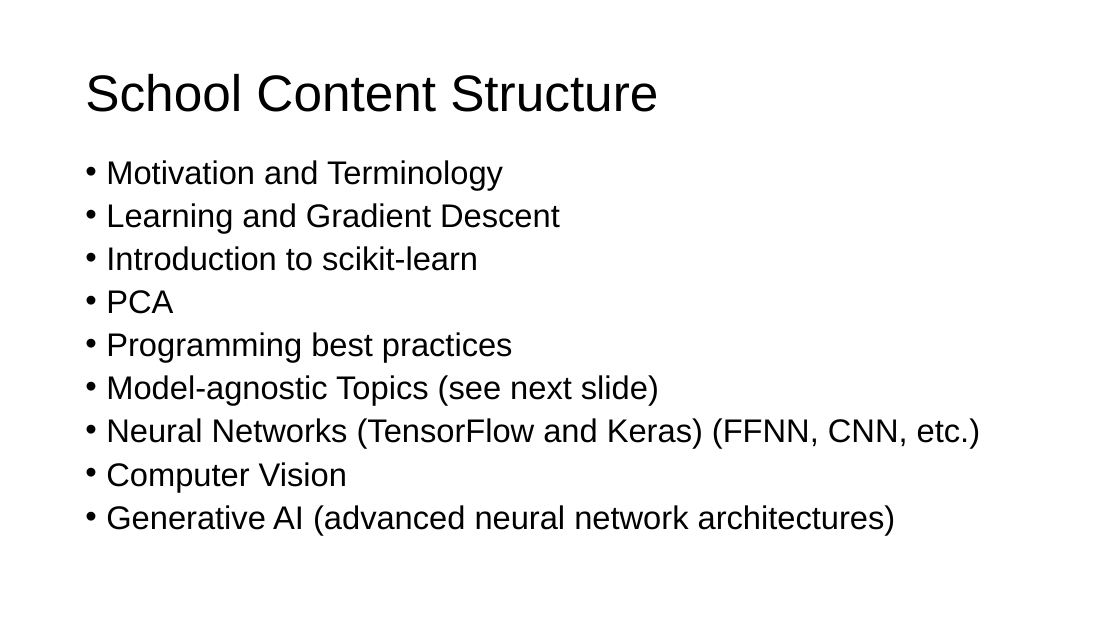
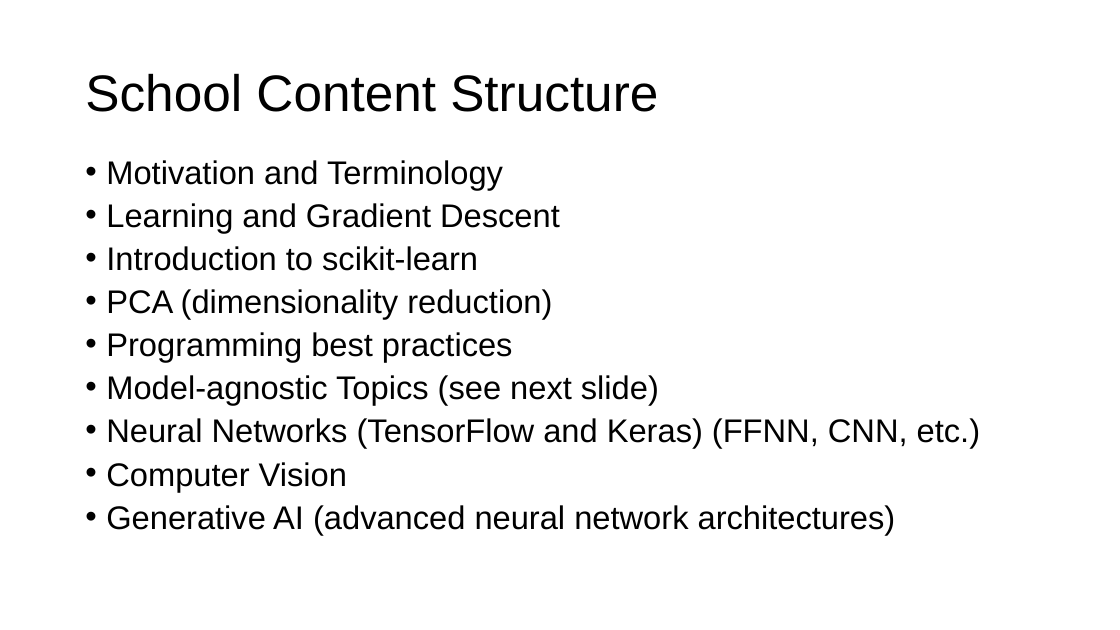
Before and after one commit to toelt-llc/MACHINE-LEARNING-SCHOOL-INAF, a slide deck: slide 2 of DAY1/_00 - Motivation/motivation.pptx. Drawn at 1120x630 pixels with LibreOffice and Linux fonts; fonts in the diff are those of the drawing. Boxes give left, top, right and bottom in pixels: in the first picture for what was removed or moved away, otherwise in the second. Text is boxed around its words. In the diff, an @@ line names an element or a change of style, - is before the commit and + after.

```diff
--- a/DAY1/_00 - Motivation/motivation.pptx
+++ b/DAY1/_00 - Motivation/motivation.pptx
@@ text at box(106, 289, 552, 319): text changed @@
-• PCA
+• PCA (dimensionality reduction)
```
Also in this commit, not shown: 1 other slide changed, 7 other files.
